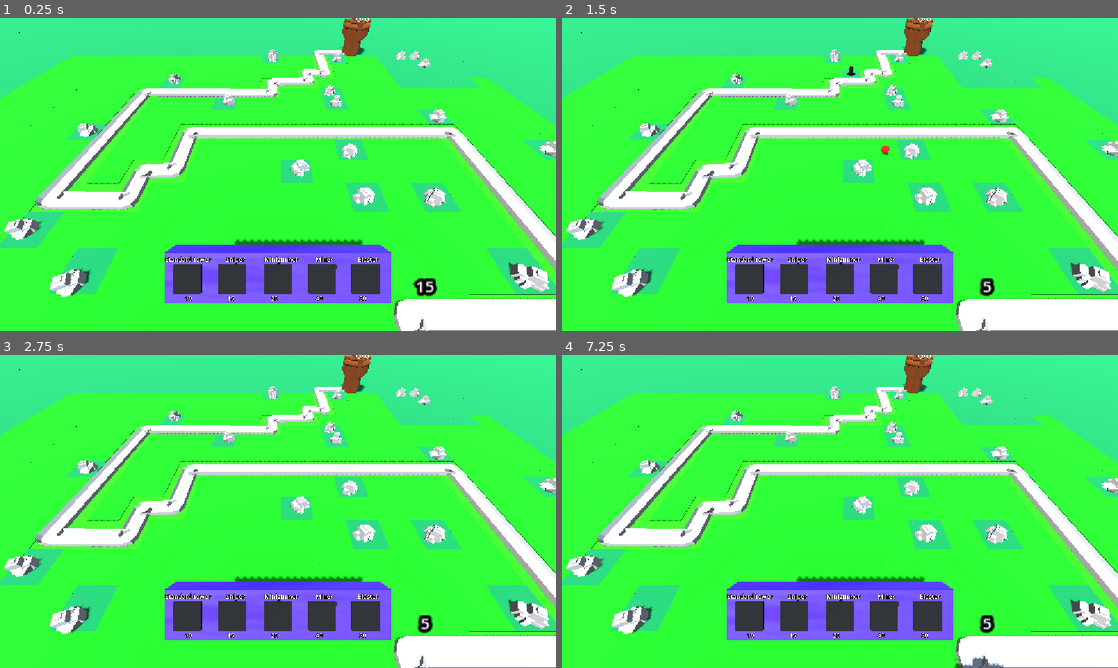
Above: before the commit, frames 1-4 (two rows, left to right).
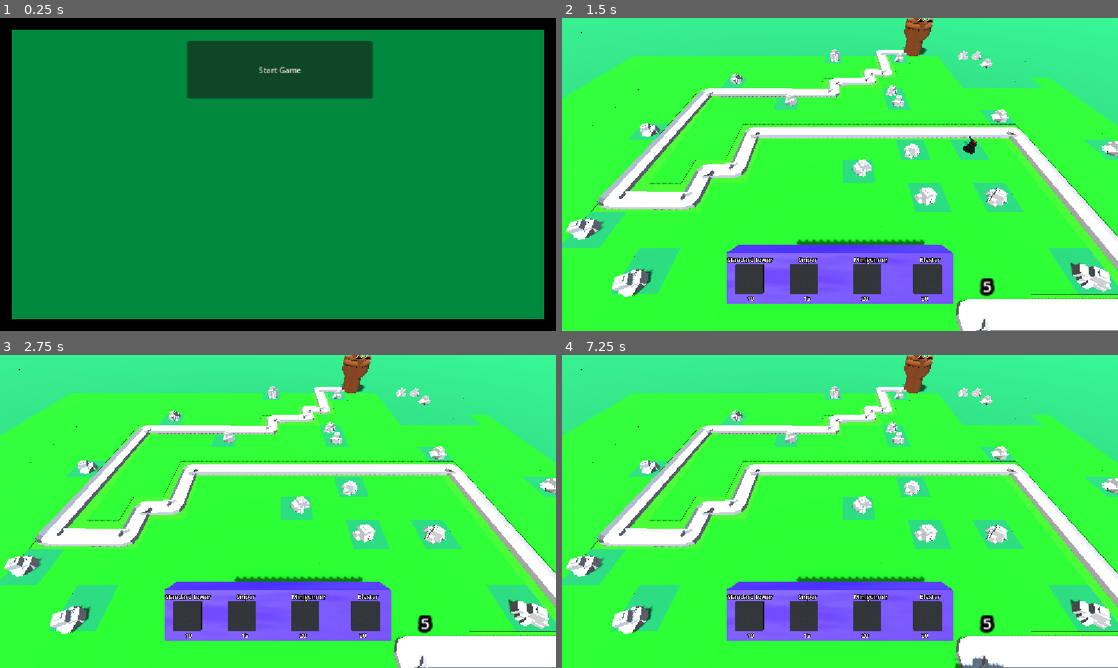
Above: after the commit, the same moments.

Repository: isaacK-428/barbarian-blaster
Game: Godot game, scene res://UI/start_menu.tscn
The game is run twice, just before and just after one commit, with the same random seed, the same clock (stepped at 60 frames per second) and the same inputs. Before the commit the project starts from res://scenes/main_scene.tscn.
Inputs (mouse positions are in pixels of both pictures, inside the frame that each line leads up to):
- Up to frame 1 (0.25 s): no input
- Up to frame 2 (1.5 s): click (840, 71) at 0.5 s, where only the run after the commit has a clickable "Start Game"; tap Enter at 1.25 s; move the mouse to (962, 158) at 1.27 s; click (962, 158) at 1.35 s
- Up to frame 3 (2.75 s): tap R (restart) at 2 s; move the mouse to (166, 527) at 2.02 s; click (166, 527) at 2.1 s
- Up to frame 4 (7.25 s): tap R (restart) every 0.75 s from 2.75 to 5 s; move the mouse to (895, 442) at 2.77 s; click (895, 442) at 2.85 s; move the mouse to (812, 574) at 3.52 s; click (812, 574) at 3.6 s; move the mouse to (1006, 558) at 4.27 s; click (1006, 558) at 4.35 s; move the mouse to (673, 464) at 5.02 s; click (673, 464) at 5.1 s; move the mouse to (867, 511) at 5.77 s; click (867, 511) at 5.85 s; move the mouse to (756, 433) at 6.52 s; click (756, 433) at 6.6 s

The runs differ from the first frame. In frame 1, 100% of the frame differs, in the area x 0-100%, y 0-100%; in frame 2, 2.4%; in frame 3, 2.0%; in frame 4, 2.0%.

Commit message:
polish and deleteing print statements plus exporting

Diff:
--- a/project.godot
+++ b/project.godot
@@ -11,7 +11,7 @@
 [application]
 
 config/name="barbarian_blaster"
-run/main_scene="uid://1wc2exynbr6l"
+run/main_scene="uid://ib7qaq5jr7up"
 config/features=PackedStringArray("4.6", "GL Compatibility")
 config/icon="res://icon.svg"
 
--- a/scenes/main_scene.tscn
+++ b/scenes/main_scene.tscn
@@ -10,7 +10,7 @@
 
 [sub_resource type="Curve" id="Curve_18nlu"]
 bake_resolution = 106
-_data = [Vector2(0, 0), 0.0, 0.0, 0, 0, Vector2(1, 0.8053036), 1.4313525, 0.0, 0, 0]
+_data = [Vector2(0, 0.097358406), 0.0, 0.47, 0, 0, Vector2(1, 1), 1.461, 0.0, 0, 0]
 point_count = 2
 
 [sub_resource type="ProceduralSkyMaterial" id="ProceduralSkyMaterial_c16ls"]
@@ -110,7 +110,7 @@
 
 [node name="base" parent="." unique_id=2070879093 instance=ExtResource("3_7ykc4")]
 transform = Transform3D(1, 0, 0, 0, 1, 0, 0, 0, 1, -6, 0, 46)
-max_health = 6
+max_health = 2
 
 [node name="turret_manager" type="Node3D" parent="." unique_id=2056450945 node_paths=PackedStringArray("enemy_path")]
 script = ExtResource("5_gubc5")
--- a/scenes/ray_picker_camera.tscn
+++ b/scenes/ray_picker_camera.tscn
@@ -98,7 +98,6 @@
 
 [node name="Label3D" type="Label3D" parent="up_grade_UI" unique_id=994029802]
 transform = Transform3D(1, 0, -1.3500312e-13, 0, 1, 0, 0, 0, 1, -6.0000014, 7.4857073, -12.327373)
-visible = false
 pixel_size = 1.7732
 font_size = 50
 
@@ -129,7 +128,7 @@
 [node name="Node3D" type="Node3D" parent="." unique_id=101901183]
 
 [node name="MeshInstance3D" type="MeshInstance3D" parent="." unique_id=1576912195]
-transform = Transform3D(1, 0, -1.4210855e-14, 0, 1, 0, 0, 0, 1, 9.007746e-07, -5.7624836, -12.000013)
+transform = Transform3D(1, 0, -4.2632564e-14, 0, 1, 0, 0, 0, 1, -0.0003600621, -5.7793527, -12.003018)
 mesh = SubResource("BoxMesh_pjwn7")
 surface_material_override/0 = SubResource("StandardMaterial3D_fhtue")
 
@@ -144,7 +143,7 @@
 text = "Standard tower"
 
 [node name="button2" parent="MeshInstance3D" unique_id=1972948206 instance=ExtResource("2_yjt0p")]
-transform = Transform3D(0.52, 1.4210855e-14, 7.1054274e-15, 2.842171e-14, 0.0045378357, 0.5199802, -7.1054274e-15, -0.5199802, 0.0045378357, -2.503531, 0.11101246, 0.5268278)
+transform = Transform3D(0.52, 1.7763568e-14, 7.1054274e-15, 3.5527137e-14, 0.0045378357, 0.5199802, -1.0658141e-14, -0.5199802, 0.0045378357, -1.9345442, 0.11101246, 0.52682877)
 index = 6
 
 [node name="show_tower_2" type="Label3D" parent="MeshInstance3D/button2" unique_id=400707895]
@@ -154,7 +153,7 @@
 text = "Sniper"
 
 [node name="button3" parent="MeshInstance3D" unique_id=1421422813 instance=ExtResource("2_yjt0p")]
-transform = Transform3D(0.52, 1.4210855e-14, 7.1054274e-15, 2.842171e-14, 0.0045378357, 0.5199802, -7.1054274e-15, -0.5199802, 0.0045378357, 0.04048275, 0.111012936, 0.5268278)
+transform = Transform3D(0.52, 1.7763568e-14, 7.1054274e-15, 3.5527137e-14, 0.0045378357, 0.5199802, -1.0658141e-14, -0.5199802, 0.0045378357, 1.5468379, 0.11101341, 0.52682877)
 index = 7
 
 [node name="show_tower_3" type="Label3D" parent="MeshInstance3D/button3" unique_id=2132530194]
@@ -165,23 +164,24 @@
 
 [node name="button4" parent="MeshInstance3D" unique_id=982722322 instance=ExtResource("2_yjt0p")]
 transform = Transform3D(0.52, 1.7763568e-14, 7.1054274e-15, 3.5527137e-14, 0.0045378357, 0.5199802, -1.0658141e-14, -0.5199802, 0.0045378357, 2.4958847, 0.11101341, 0.52682877)
+visible = false
 index = 8
 
-[node name="show_tower_4" type="Label3D" parent="MeshInstance3D/button4" unique_id=1474916249]
-transform = Transform3D(1, -8.526513e-14, -4.2632564e-14, 0, 1.0000002, 2.9802322e-08, 5.684342e-14, -2.9802322e-08, 1.0000002, 4.712781, -0.4946823, 1.896802)
-pixel_size = 0.02
-billboard = 1
-text = "Blaster"
+[node name="show_tower_5" type="Label3D" parent="MeshInstance3D/button4" unique_id=1608376401]
+transform = Transform3D(1, -1.2789769e-13, -8.526513e-14, 0, 1.0000002, 2.9802322e-08, 5.684342e-14, -2.9802322e-08, 1.0000002, 0.09979153, -0.4946823, 1.896801)
+pixel_size = 0.02
+billboard = 1
+text = "Miner"
 
 [node name="button5" parent="MeshInstance3D" unique_id=2002710640 instance=ExtResource("2_yjt0p")]
 transform = Transform3D(0.52, 2.1316282e-14, 7.1054274e-15, 4.973799e-14, 0.0045378357, 0.5199802, -1.7763568e-14, -0.5199802, 0.0045378357, 4.8937154, 0.111014366, 0.52682877)
 index = 9
 
-[node name="show_tower_5" type="Label3D" parent="MeshInstance3D/button5" unique_id=1608376401]
-transform = Transform3D(1, -1.2789769e-13, -8.526513e-14, -7.1054274e-15, 1.0000002, 2.9802322e-08, 2.842171e-14, -2.9802322e-08, 1.0000002, -4.5114226, -0.49468422, 1.8968)
-pixel_size = 0.02
-billboard = 1
-text = "Miner"
+[node name="show_tower_4" type="Label3D" parent="MeshInstance3D/button5" unique_id=1474916249]
+transform = Transform3D(1, -1.2789769e-13, -7.1054274e-14, -7.1054274e-15, 1.0000002, 2.9802322e-08, 2.842171e-14, -2.9802322e-08, 1.0000002, 0.10156822, -0.4946804, 1.8968)
+pixel_size = 0.02
+billboard = 1
+text = "Blaster"
 
 [node name="StaticBody3D" type="StaticBody3D" parent="MeshInstance3D" unique_id=1344290745]
 
@@ -196,19 +196,20 @@
 text = "10"
 
 [node name="gold_cost2" type="Label3D" parent="MeshInstance3D" unique_id=1004678128]
-transform = Transform3D(0.52, -3.5527137e-15, 0, 4.973799e-14, 0.0045378506, 0.5199803, -1.7763568e-14, -0.5199803, 0.0045378506, -2.6028175, -1.092659, 0.69759846)
+transform = Transform3D(0.52, 0, 0, 4.973799e-14, 0.0045378506, 0.5199803, -1.7763568e-14, -0.5199803, 0.0045378506, -1.8212608, -1.092659, 0.6975975)
 pixel_size = 0.02
 billboard = 1
 text = "15"
 
 [node name="gold_cost3" type="Label3D" parent="MeshInstance3D" unique_id=548047619]
-transform = Transform3D(0.52, 0, 7.1054274e-15, 4.973799e-14, 0.0045378506, 0.5199803, -1.7763568e-14, -0.5199803, 0.0045378506, -0.194397, -1.092658, 0.69759846)
+transform = Transform3D(0.52, 0, 7.1054274e-15, 4.973799e-14, 0.0045378506, 0.5199803, -1.7763568e-14, -0.5199803, 0.0045378506, 1.38997, -1.0926576, 0.6975975)
 pixel_size = 0.02
 billboard = 1
 text = "20"
 
 [node name="gold_cost4" type="Label3D" parent="MeshInstance3D" unique_id=2006243316]
 transform = Transform3D(0.52, 3.5527137e-15, 1.4210855e-14, 4.973799e-14, 0.0045378506, 0.5199803, -1.7763568e-14, -0.5199803, 0.0045378506, 2.286972, -1.0926571, 0.69759846)
+visible = false
 pixel_size = 0.02
 billboard = 1
 text = "40"
--- a/scripts/button.gd
+++ b/scripts/button.gd
@@ -11,13 +11,12 @@
 	pass
 func clicked():
 	$AudioStreamPlayer.play()
-	print("random button was clicked")
 	emit_signal("button_pressed")
 	button_actions(index)
 func button_actions(button):
 	match button:
 		5:
-			print(5)
+			pass
 func enable():
 	$CollisionShape3D.disabled = false
 	pass
--- a/scripts/main_scene.gd
+++ b/scripts/main_scene.gd
@@ -41,21 +41,22 @@
 ]
 # Called when the node enters the scene tree for the first time.
 func _ready() -> void:
-	var x = log(2.718)
-	print(x)
+	await get_tree().create_timer(5.0).timeout
+	#Engine.time_scale = 3.0
 
 
 # Called every frame. 'delta' is the elapsed time since the previous frame.
 func _process(delta: float) -> void:
+	print(wait)
 	$Label3D.text = str(Cheese.gold)
 	if wait == true:
-		if get_tree().get_nodes_in_group("enemy"):
+		print(get_tree().get_nodes_in_group("enemy"))
+		if get_tree().get_nodes_in_group("enemy").size()<=0:
 			get_tree().change_scene_to_file("res://UI/You_win.tscn")
 
 
 func _on_enemy_spawn_timeout() -> void:
 	if enemy_types.size()>0:
-		print("tokens === ",enemy_tokens)
 		$enemy_spawn.wait_time = timer_length
 		var E_I = enemy.instantiate()
 		E_I.progress = 0.0
@@ -77,12 +78,10 @@
 func _on_timer_timeout() -> void:
 	time_passed+=1
 func wave_over():
-	print("wave over")
 	wave+=1
 	#enemy_types = wave_enemies[wave-1]
 	enemy_tokens = wave_total_costs[wave-1]
 	await get_tree().create_timer(1.0).timeout
-	print("lets go")
 	match wave:
 		1:
 			change_wave_values([preload("res://fast_enemy.tres"),preload("res://fast_enemy.tres")],[])
@@ -100,11 +99,11 @@
 			enemy_types = [preload("res://the_final_man.tres")]
 		8:
 			pass
-			#await get_tree().create_timer(800.0)
 
 		9:
 			wait = true
 			enemy_types = []
+			get_tree().change_scene_to_file("res://UI/You_win.tscn")
 		10:
 			pass
 		11:
--- a/scripts/projectile.gd
+++ b/scripts/projectile.gd
@@ -15,7 +15,6 @@
 func move(delta):
 	if target==null:
 		queue_free()
-		print(target)
 	if target!=null:
 		position += direction * speed * delta
 		direction = (target.global_position - global_position).normalized()
--- a/scripts/ray_picker_camera.gd
+++ b/scripts/ray_picker_camera.gd
@@ -76,6 +76,9 @@
 	ray_cast_3d.force_raycast_update()
 	if ray_cast_3d.is_colliding():
 		var collider = ray_cast_3d.get_collider()
+		if collider.is_in_group("rock"):
+			if Input.is_action_just_pressed("mouse_click"):
+				$AudioStreamPlayer.play()
 		if collider is GridMap:
 			Input.set_default_cursor_shape(Input.CURSOR_POINTING_HAND)
 			if Input.is_action_just_pressed("mouse_click"):
@@ -89,6 +92,8 @@
 						var tile_map_position = grid_map.map_to_local(cell)
 						turret_manager.spawn_turret(tile_map_position,new_turret)
 						Cheese.gold-=gold_cost
+					else:
+						$AudioStreamPlayer.play()
 				else:
 					$AudioStreamPlayer.play()
 		else:
@@ -130,6 +135,7 @@
 				resource_index = i
 	match button:
 		1:
+
 			if upgrades[0] <= 2 and Cheese.gold >= upgrade_gold_costs[0][upgrades[0] + 1]:
 				var cost = upgrade_gold_costs[0][upgrades[0] + 1]
 				fire_rate-=actual_upgrades[resource_index][0][upgrades[0]]
@@ -161,21 +167,15 @@
 			hide_upgrade_UI()
 			Cheese.in_upgrade = false
 		5:
-			print("base")
 			new_turret = turret_types[0]
 		6:
-			print("sniper")
 			new_turret = turret_types[4]
 		7:
-			print("minigunner")
 			new_turret = turret_types[3]
 		8:
-			print("blaster")
 			new_turret = turret_types[2]
 		9:
-			print("miner")
 			new_turret = turret_types[1]
-
 
 	if button <= 4:
 		$up_grade_UI/button2/Label3D2.text = str(fire_rate)
@@ -190,7 +190,15 @@
 		# Fixed loop: use range() and correct index offsetting
 		for i in range(upgrade_panels.size()):
 			upgrade_panels[i].change_value(upgrades[i])
-
+func check_upgrade_buttons(resource_index,index):
+	if upgrades[index] <= 2 and Cheese.gold >= upgrade_gold_costs[index][upgrades[index] + 1]:
+		var cost = upgrade_gold_costs[index][upgrades[index] + 1]
+		fire_rate-=actual_upgrades[resource_index][index][upgrades[index]]
+		#fire_rate -= 0.2
+		upgrades[index] += 1
+		Cheese.gold -= cost
+	else:
+			$AudioStreamPlayer.play()
 func set_turret(collider):
 	collider.get_parent().show_select()
 
@@ -210,7 +218,6 @@
 	damage = current_turret.get_parent().damage
 	fire_rate = current_turret.get_parent().fire_rate
 	ability = current_turret.get_parent().ability
-	print("ability   ",current_turret.get_parent().ability)
 	$up_grade_UI/button2/Label3D2.text = str(fire_rate)
 	$up_grade_UI/button/Label3D.text = str(damage)
 	$up_grade_UI/button3/Label3D3	.text = str(ability)
--- a/scripts/turret.gd
+++ b/scripts/turret.gd
@@ -19,8 +19,6 @@
 		$Timer2.queue_free()
 	fire_rate = turret_type.fire_rate
 	damage = turret_type.damage
-	print("turret type   ",turret_type)
-	print("new turret fire rate ",fire_rate)
 	match turret_type.name:
 		"sniper":
 			$barrel/extra_stuff/sniper.show()
Not shown, added: export_presets.cfg
